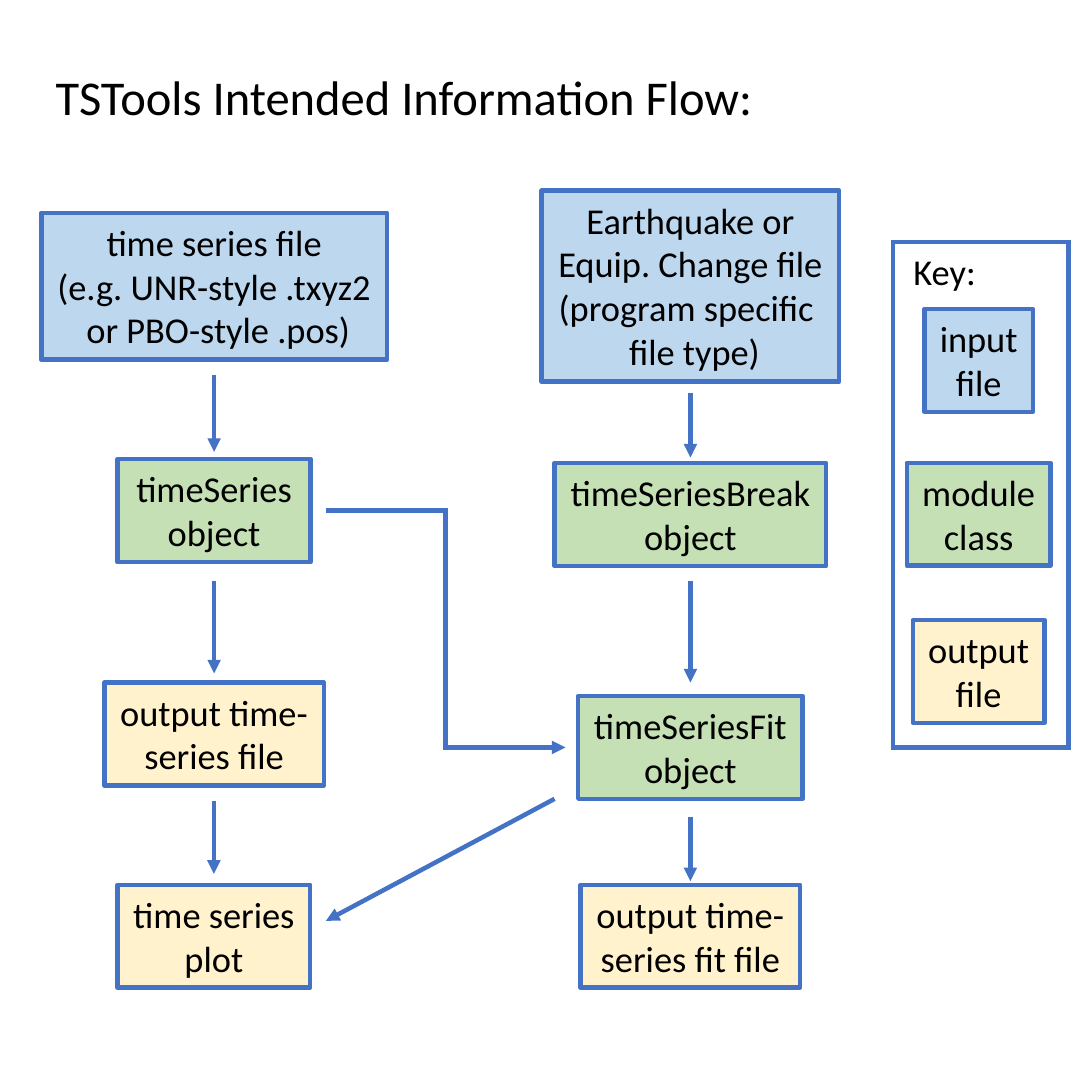
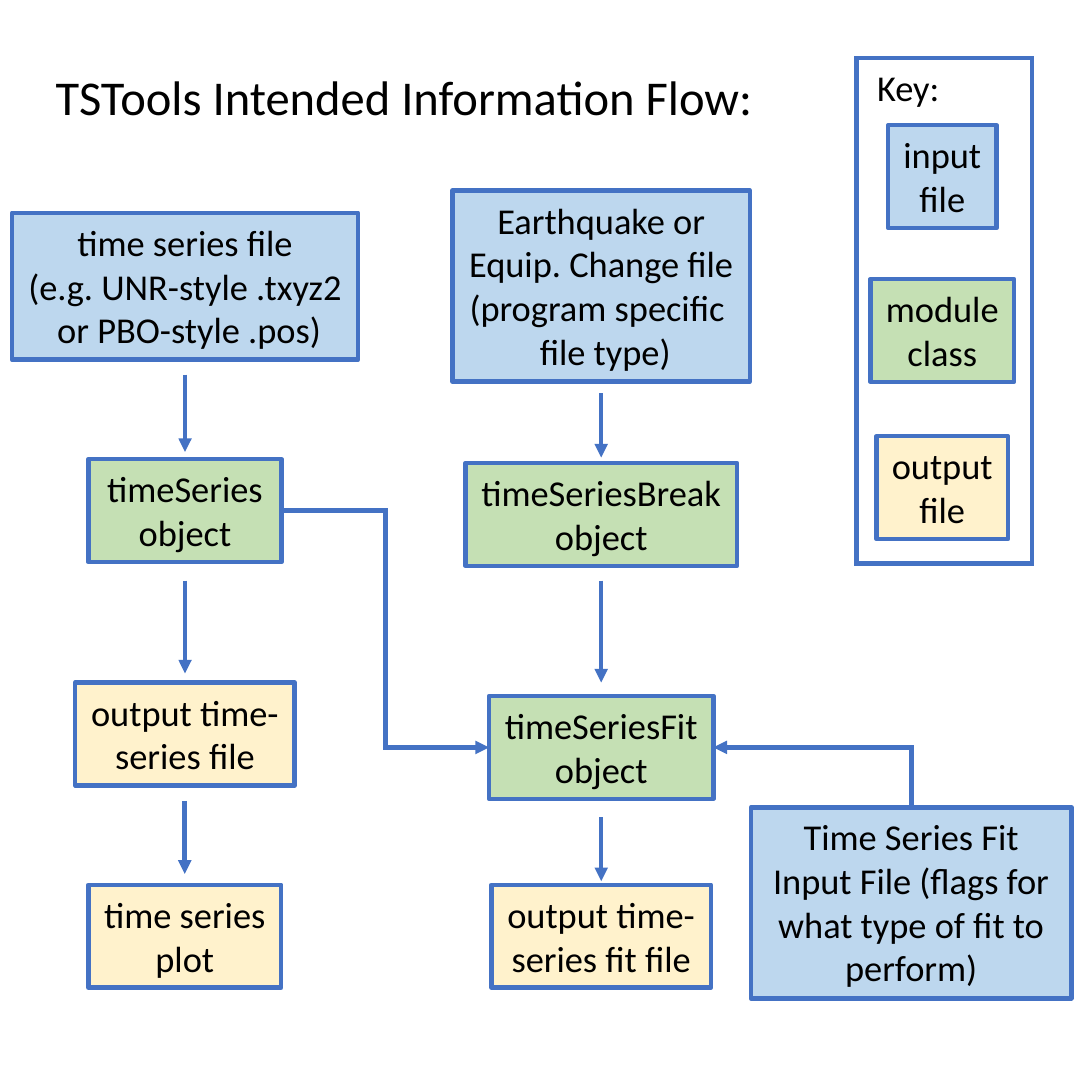
Before and after one commit to pkmcfarland/TSTools, a slide deck: slide 1 of Docs/InfoFlow/infoFlow.pptx. Drawn at 1092x1092 pixels with LibreOffice and Linux fonts; fonts in the diff are those of the drawing. Boxes give left, top, right and bottom in pixels: in the first picture for what was removed or moved away, otherwise in the second. Text is boxed around its words. In the diff, an @@ line names an element or a change of style, - is before the commit and + after.

Commit message:
Updated infoFlow.pptx and infoFlow.pdf to include Fit Input File

```diff
--- a/Docs/InfoFlow/infoFlow.pptx
+++ b/Docs/InfoFlow/infoFlow.pptx
@@ 4 rectangles, 1 text: place and size @@
-4 rectangles, 1 text at [893, 242, 1067, 747]
+4 rectangles, 1 text at [856, 58, 1031, 563]
@@ elbow arrow moved from (326, 511) - (565, 747) to (281, 511) - (489, 747) @@
@@ elbow arrow added from (911, 808) to (713, 747), #4472C4 2.25 pt @@
@@ 4 rectangles, 3 arrows: place and size @@
-4 rectangles, 3 arrows at [41, 213, 387, 989]
+4 rectangles, 3 arrows at [12, 213, 358, 989]
@@ arrow removed from (555, 799) to (326, 922) @@
@@ rectangle added at [751, 808, 1072, 999], fill #BDD7EE, outline #4472C4 2.25 pt, 18 pt, text #000000 @@
+Time Series Fit Input File (flags for what type of fit to perform)
@@ 4 rectangles, 3 arrows: place and size @@
-4 rectangles, 3 arrows at [542, 191, 839, 989]
+4 rectangles, 3 arrows at [453, 191, 750, 989]
```
Also in this commit, not shown: 2 other files.
